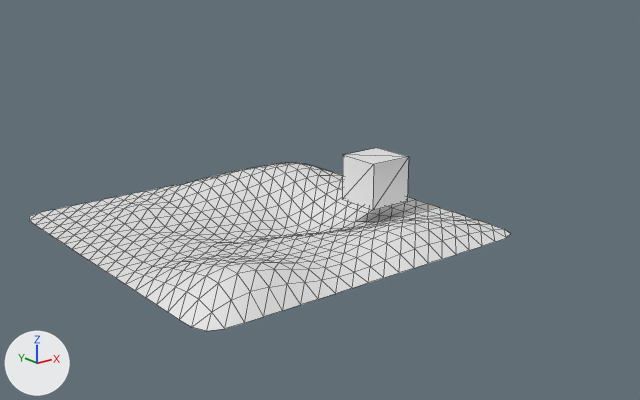
Renders of the glTF model assets/blueprints/ground.glb from each side of a commit.
Rendered twice from a camera (50 mm lens) standing at (-108.0, -155.4, 64.8) and looking at (14.5, -2.3, 3.5). Arrows for +X, +Y and +Z are at lower left; the lights stay in place. Mesh edges are drawn as thin lines. Where no turn or scale is listed for an object, it has been applied to the vertices.

The first picture shows 'ground.001', 'ground.002'.
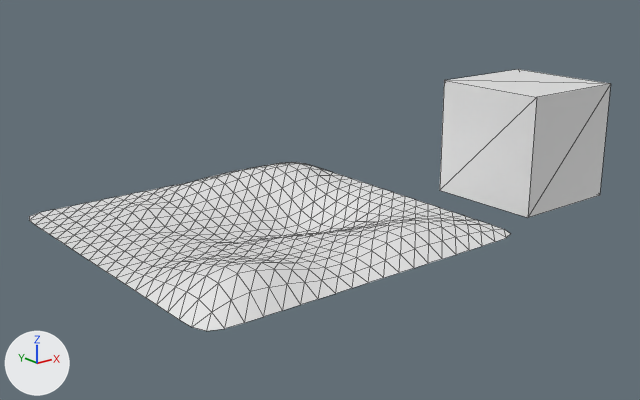
What differs and where, as boxes [x1, y1, x2, y2] in the pictures (640 x 400 px):
'ground.002', moved, rescaled (153% wider, 138% taller): before [342, 148, 409, 210]; after [440, 69, 611, 218]

What the commit changed:
Object 'ground.002' (ob_ground_002) moves from (25.3, -9.2, 8.4) to (58.0, -25.0, 15.9).
Object 'ground.002' (ob_ground_002) is rescaled from (-0.204, -0.204, -0.204) to (-0.515, -0.515, -0.515).
